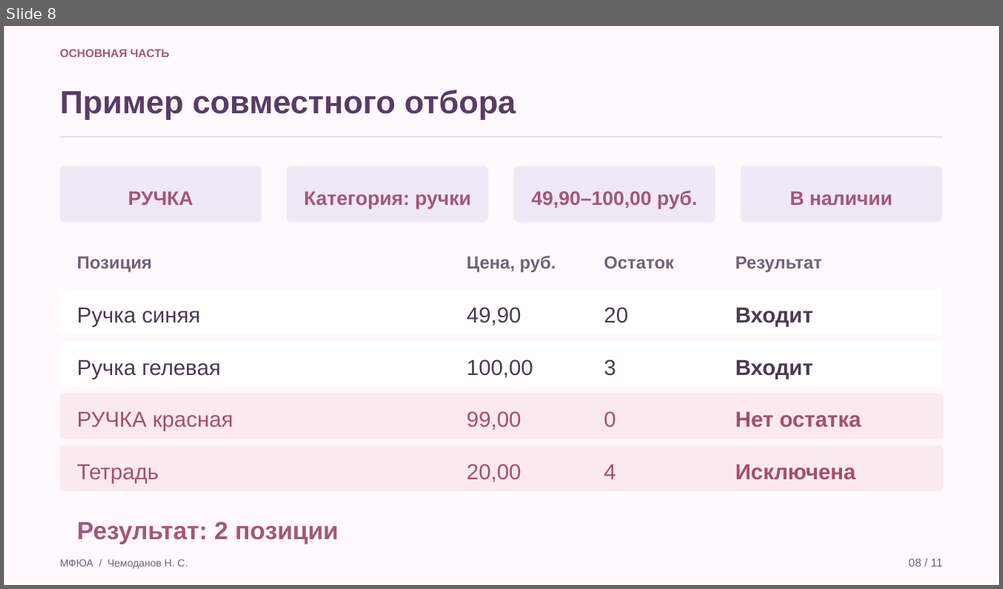
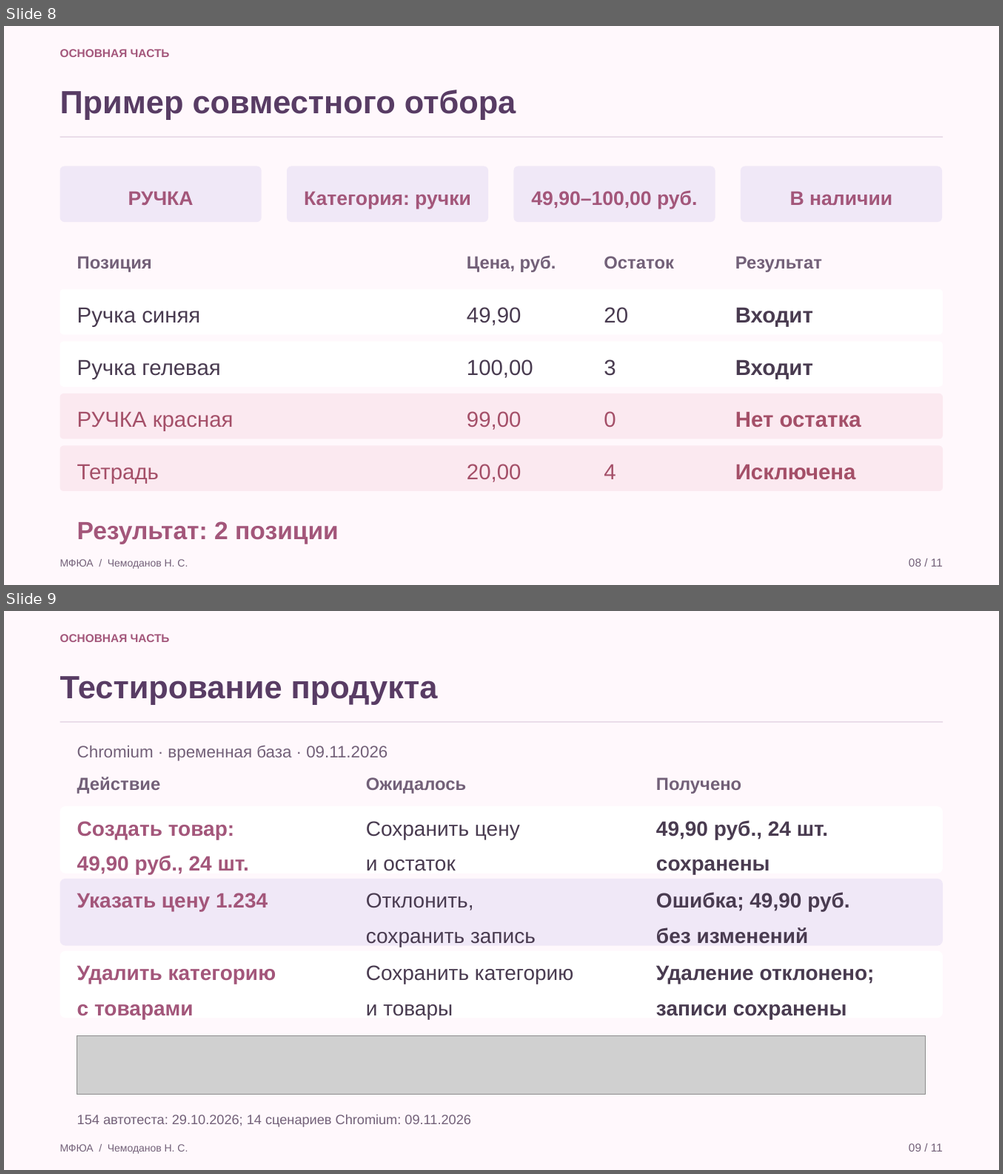
Before and after one commit to Koryza/kyyyyyrsach, a slide deck: docs/defense/catalog_defense.pptx. Shown one above the other, each under a label of ours: slide 8 before the commit, slides 8 and 9 after it. The pictures are 1003x589 and 1003x1174 pixels, drawn with LibreOffice and Linux fonts; fonts in the diff are those of the drawing; grey boxes stand for pictures. Boxes give left, top, right and bottom in pixels: in the first picture for what was removed or moved away, otherwise in the second. Text is boxed around its words. In the diff, an @@ line names an element or a change of style, - is before the commit and + after.

```diff
--- a/docs/defense/catalog_defense.pptx
+++ b/docs/defense/catalog_defense.pptx
@@ slide 9 added at [4,611,999,1170], background #FFF8FC @@
@@ text added at [60,634,170,642], 11 pt, text #A3567A, bold @@
+ОСНОВНАЯ ЧАСТЬ
@@ text added at [60,676,438,704], 31 pt, text #583C64, bold @@
+Тестирование продукта
@@ rectangle added at [60,721,942,723], fill #EADDE9 @@
@@ text added at [77,746,387,761], 16 pt, text #726078 @@
+Chromium · временная база · 09.11.2026
@@ text added at [77,777,161,794], 17 pt, text #726078, bold @@
+Действие
@@ text added at [366,777,466,794], 17 pt, text #726078, bold @@
+Ожидалось
@@ text added at [656,777,741,794], 17 pt, text #726078, bold @@
+Получено
@@ rounded rectangle added at [60,806,942,874], fill #FFFFFF @@
@@ text added at [77,821,249,874], 20 pt, text #A3567A, bold @@
+Создать товар:
+49,90 руб., 24 шт.
@@ text added at [366,821,520,871], 20 pt, text #493B50 @@
+Сохранить цену
+и остаток
@@ text added at [656,820,828,874], 20 pt, text #493B50, bold @@
+49,90 руб., 24 шт.
+сохранены
@@ rounded rectangle added at [60,879,942,946], fill #F0E8F7 @@
@@ text added at [77,893,267,912], 20 pt, text #A3567A, bold @@
+Указать цену 1.234
@@ text added at [366,893,535,947], 20 pt, text #493B50 @@
+Отклонить,
+сохранить запись
@@ text added at [656,892,849,944], 20 pt, text #493B50, bold @@
+Ошибка; 49,90 руб.
+без изменений
@@ rounded rectangle added at [60,951,942,1019], fill #FFFFFF @@
@@ text added at [77,965,276,1019], 20 pt, text #A3567A, bold @@
+Удалить категорию
+с товарами
@@ text added at [366,965,573,1019], 20 pt, text #493B50 @@
+Сохранить категорию
+и товары
@@ text added at [656,965,874,1019], 20 pt, text #493B50, bold @@
+Удаление отклонено;
+записи сохранены
@@ picture added at [77,1037,925,1095] @@
@@ text added at [77,1115,471,1128], 13 pt, text #726078 @@
+154 автотеста: 29.10.2026; 14 сценариев Chromium: 09.11.2026
@@ text added at [60,1145,188,1154], 10 pt, text #726078 @@
+МФЮА / Чемоданов Н. С.
@@ text added at [908,1144,942,1152], 11 pt, text #726078 @@
+09 / 11
```
Also in this commit, not shown: 1 slide changed, 1 slide removed, 18 other files.
